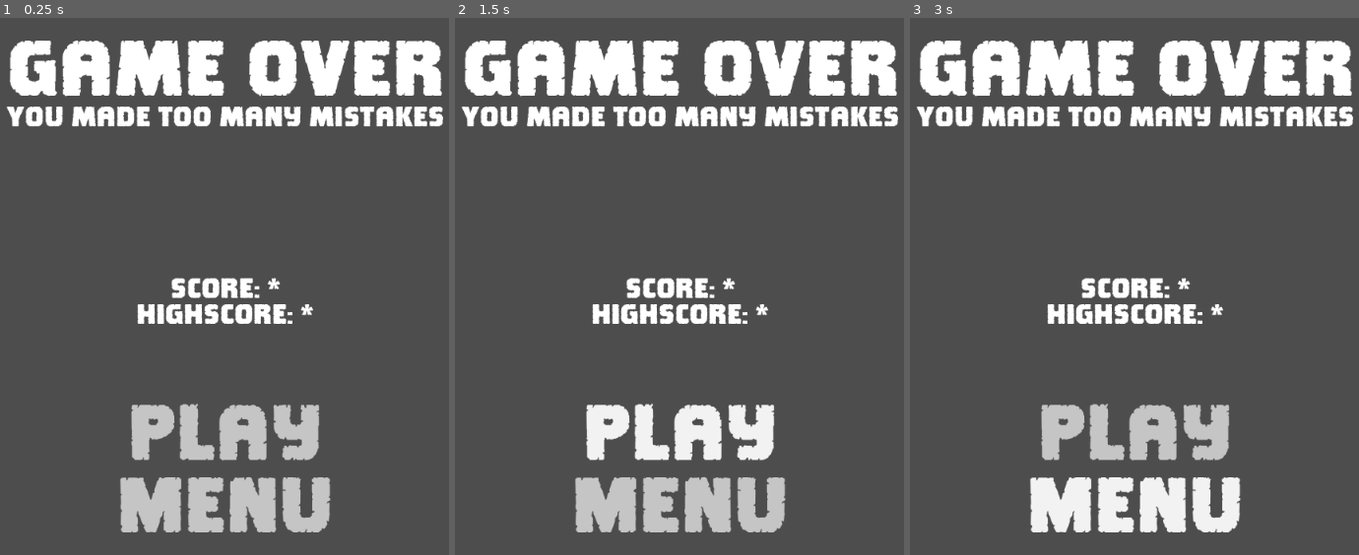
Above: before the commit, frames 1-3 (left to right).
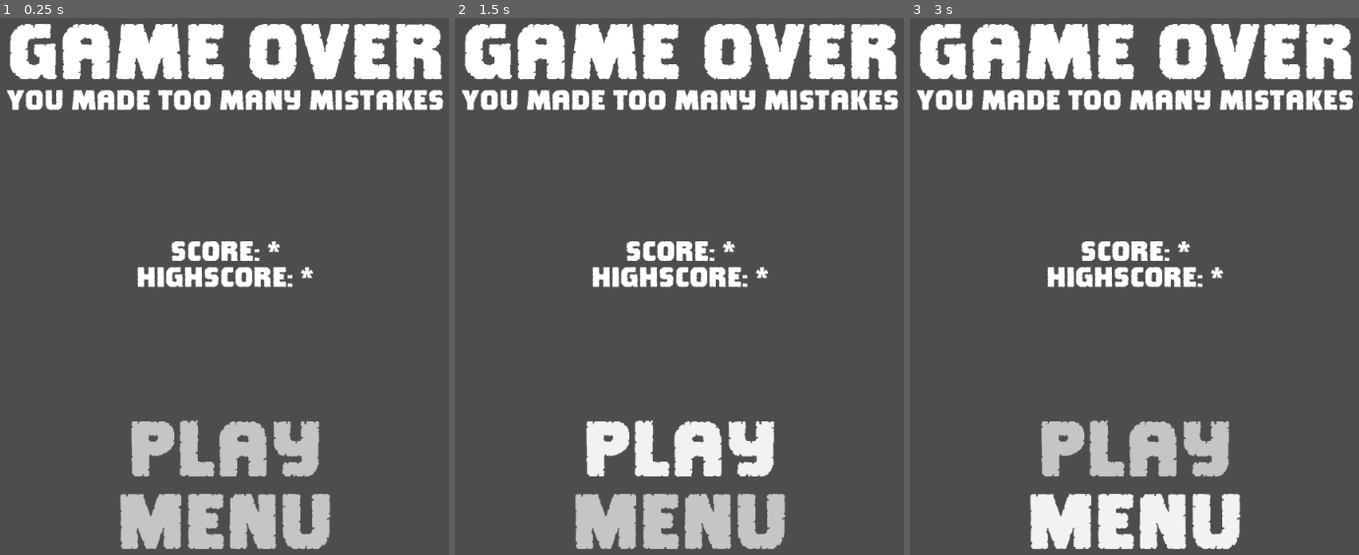
Above: after the commit, the same moments.

Repository: MichaelDawe/skewer_it
Game: Godot game, scene res://game_over.tscn
The game is run twice, just before and just after one commit, with the same random seed, the same clock (stepped at 60 frames per second) and the same inputs. This scene is started directly instead of the project's main scene.
Inputs:
- Up to frame 1 (0.25 s): no input
- Up to frame 2 (1.5 s): click "Play" at 0.5 s; click "Play" at 1.25 s
- Up to frame 3 (3 s): click "Play" at 2 s; click "MENU" at 2.75 s

The runs differ from the first frame. In frame 1, 18% of the frame differs, in the area x 1-99%, y 1-99%; in frame 2, 18%; in frame 3, 18%.
Error in both runs: Invalid access to property or key 'score' on a base object of type 'null instance'. (res://game_over.gd:7)

Commit message:
fixed highscore saving and score display

Diff:
--- a/game_over.gd
+++ b/game_over.gd
@@ -4,10 +4,13 @@
 # Called when the node enters the scene tree for the first time.
 func _ready():
 	var main = get_node("/root/main")
-	$VBoxContainer/Score.set_text("SCORE: " + str(int(main.score)))
-	$VBoxContainer/Highscore.set_text("HIGHSCORE: " + str(int(main.highscore)))
 	if(main.score > main.highscore):
-		$VBoxContainer/PB.set_text("NEW HIGHSCORE!")
+		$VBoxContainer/Score.set_text("NEW HIGHSCORE: " + str(int(main.score)) + "!")
+		$VBoxContainer/Highscore.set_text("PREVIOUS BEST: " + str(int(main.highscore)))
+		main.highscore = main.score
+	else:
+		$VBoxContainer/Score.set_text("SCORE: " + str(int(main.score)))
+		$VBoxContainer/Highscore.set_text("HIGHSCORE: " + str(int(main.highscore)))
 
 # Called every frame. 'delta' is the elapsed time since the previous frame.
 func _process(_delta):
--- a/game_over.tscn
+++ b/game_over.tscn
@@ -46,11 +46,6 @@
 size_flags_vertical = 3
 theme_override_styles/separator = SubResource("StyleBoxFlat_5gduo")
 
-[node name="TopSpacer2" type="HSeparator" parent="VBoxContainer"]
-layout_mode = 2
-size_flags_vertical = 3
-theme_override_styles/separator = SubResource("StyleBoxFlat_5gduo")
-
 [node name="GameOver" type="RichTextLabel" parent="VBoxContainer"]
 material = SubResource("ShaderMaterial_8rt0j")
 layout_mode = 2
@@ -78,23 +73,6 @@
 autowrap_mode = 0
 
 [node name="MiddleSpacer" type="HSeparator" parent="VBoxContainer"]
-layout_mode = 2
-size_flags_vertical = 3
-theme_override_styles/separator = SubResource("StyleBoxFlat_6iycb")
-
-[node name="PB" type="RichTextLabel" parent="VBoxContainer"]
-material = SubResource("ShaderMaterial_8rt0j")
-layout_mode = 2
-size_flags_horizontal = 4
-size_flags_vertical = 4
-theme_override_fonts/normal_font = ExtResource("1_lj04p")
-theme_override_font_sizes/normal_font_size = 36
-bbcode_enabled = true
-fit_content = true
-scroll_active = false
-autowrap_mode = 0
-
-[node name="MiddleSpacer3" type="HSeparator" parent="VBoxContainer"]
 layout_mode = 2
 size_flags_vertical = 3
 theme_override_styles/separator = SubResource("StyleBoxFlat_6iycb")
@@ -161,10 +139,5 @@
 size_flags_vertical = 3
 theme_override_styles/separator = SubResource("StyleBoxFlat_6iycb")
 
-[node name="BottomSpacer2" type="HSeparator" parent="VBoxContainer"]
-layout_mode = 2
-size_flags_vertical = 3
-theme_override_styles/separator = SubResource("StyleBoxFlat_6iycb")
-
 [connection signal="pressed" from="VBoxContainer/Play" to="." method="_on_play_pressed"]
 [connection signal="pressed" from="VBoxContainer/Menu" to="." method="_on_menu_pressed"]
--- a/hud.gd
+++ b/hud.gd
@@ -14,7 +14,7 @@
 	# not ideal setting this every frame, want to make it callable from main
 	$MarginContainer/Score.set_text(
 							main.scoreText
-							+ str(main.score)
+							+ str(int(main.score))
 							+ " Bonus: "
 							+ str(main.bonus - 1))
 	$MarginContainer/Health.set_text("Tries: " + str(main.health))
